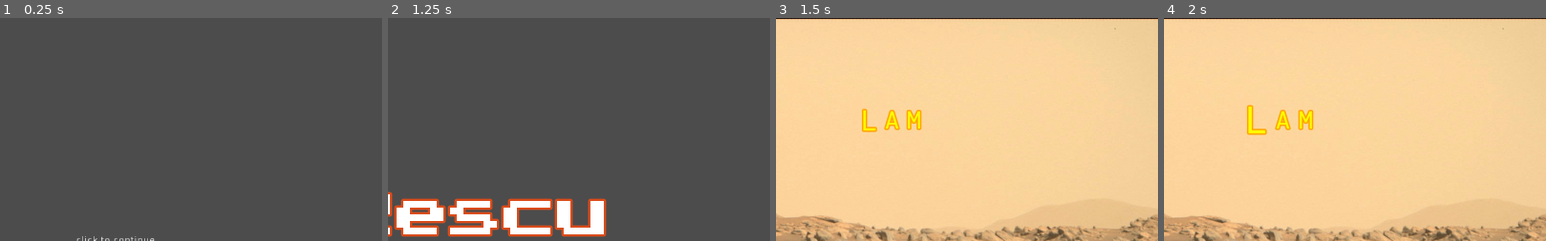
Above: before the commit, frames 1-4 (left to right).
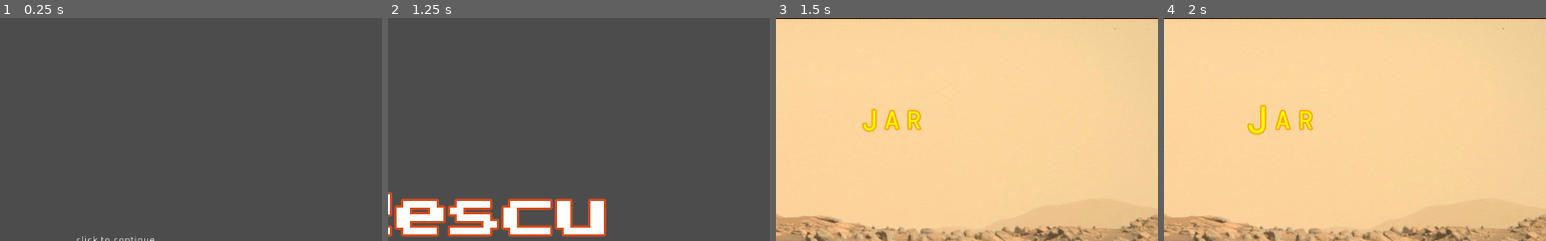
Above: after the commit, the same moments.

Repository: the-g-force/FamJam-February2021
Game: Godot game, scene res://src/SplashScreen.tscn
Two runs of this game, one before a commit and one after it. Both use one fixed random seed, a clock stepped at 60 frames per second and the inputs below.
Inputs (mouse positions are % of the whole screen's width and height, from its top left):
- Up to frame 1 (0.25 s): no input
- Up to frame 2 (1.25 s): tap Enter at 0.5 s; move the mouse to (72, 45) at 0.52 s; click (72, 45) at 0.67 s
- Up to frame 3 (1.5 s): click "Play" at 1.25 s
- Up to frame 4 (2 s): no input
The pictures show only the part of the screen within x 35-85%, y 0-50%; the shares and areas given below are measured in that part.

Frames 1-2 are identical in both runs. In frame 3, 0.6% of the frame differs, in the area x 22-39%, y 40-52%; in frame 4, 0.7%, in the area x 21-40%, y 38-53%.

Commit message:
Add more three-letter words

Diff:
--- a/project/assets/wordbank.tres
+++ b/project/assets/wordbank.tres
@@ -22,6 +22,20 @@
 game
 lame
 lam
+sit
+sat
+mat
+cat
+fat
+get
+wet
+jar
+bar
+jug
+hat
+hot
+lot
+ton
 need
 want
 potato
